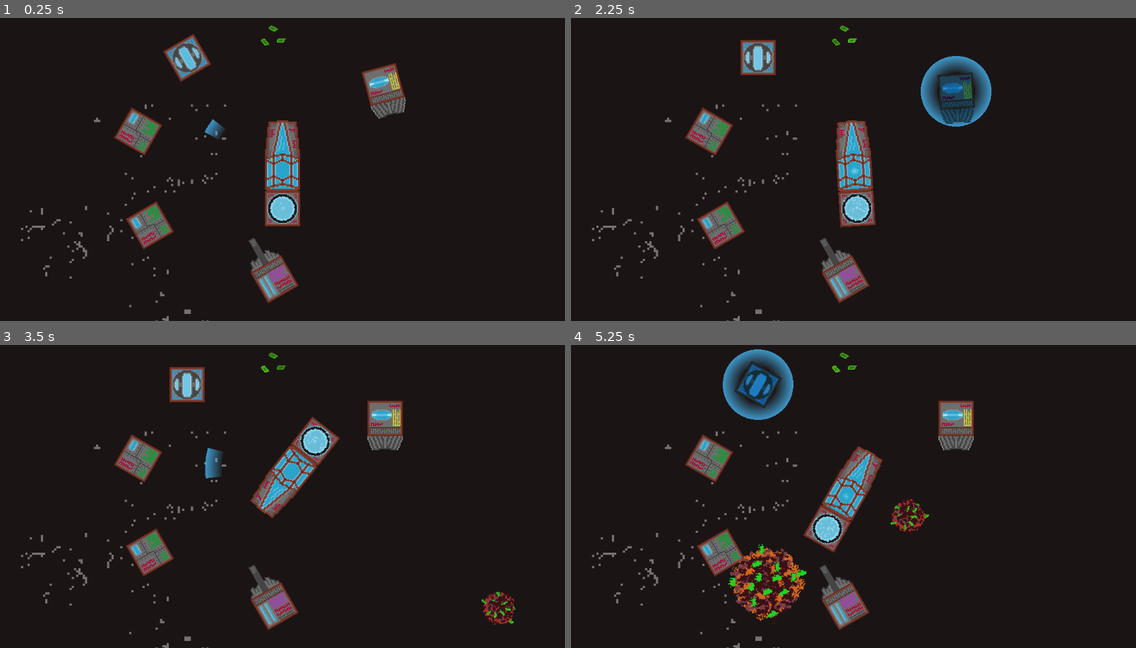
Above: before the commit, frames 1-4 (two rows, left to right).
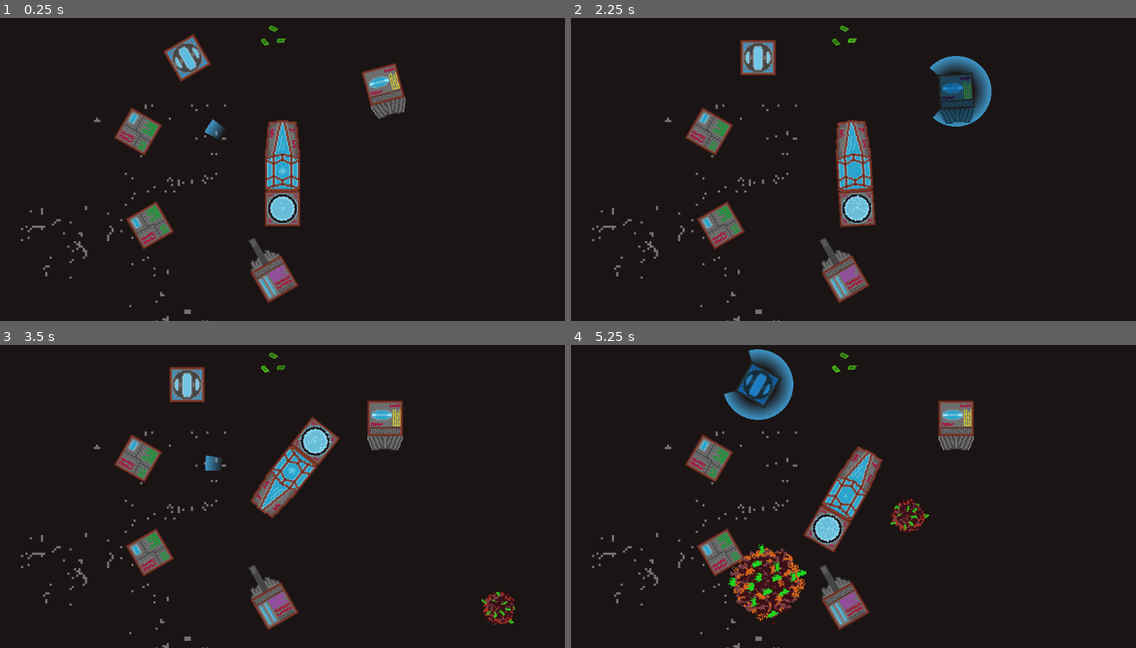
Above: after the commit, the same moments.

Repository: CiaranWoodward/LD45
Game: Godot game, scene res://Space.tscn
Same seed, same stepped clock (60 frames per second), same inputs: the game is played once before the commit and once after it.
Inputs (mouse positions are in pixels of both pictures, inside the frame that each line leads up to):
- Up to frame 1 (0.25 s): no input
- Up to frame 2 (2.25 s): hold W (thrust) 0.53-2.03 s; tap Tab (toggle_build) at 0.6, 1.55, 2.1 s; click (853, 154) at 0.67 s; tap Enter at 1.25 s; move the mouse to (757, 57) at 1.27 s; tap Space (shoot) at 1.35, 2 s; click (757, 57) at 1.42 s; move the mouse to (955, 90) at 2.02 s; hold A (rot_left) from 2.03 s (still down); click (955, 90) at 2.17 s
- Up to frame 3 (3.5 s): keep holding A (rot_left); move the mouse to (135, 457) at 2.77 s; tap Tab (toggle_build) at 2.85 s; click (135, 457) at 2.92 s
- Up to frame 4 (5.25 s): move the mouse to (723, 551) at 3.52 s; hold Space (shoot) 3.53-4.28 s; click (723, 551) at 3.67 s; tap Tab (toggle_build) at 3.8, 4.35, 5.1 s; move the mouse to (842, 605) at 4.27 s; release A (rot_left) at 4.28 s; hold D (rot_right) 4.28-5.03 s; click (842, 605) at 4.42 s; move the mouse to (757, 384) at 5.02 s; hold W (thrust) from 5.03 s (still down); click (757, 384) at 5.17 s

The runs differ from the first frame. In frame 1, less than 0.1% of the frame differs, in the area x 49-51%, y 49-52%; in frame 2, 0.4%, in the area x 49-66%, y 16-52%; in frame 3, 0.1%; in frame 4, 0.4%.

Commit message:
Fix shield not affected by reactor

Diff:
--- a/PlayerCore.gd
+++ b/PlayerCore.gd
@@ -16,7 +16,8 @@
 var thrust_power : float = 0.0
 var rotational_power : float = 500.0
 var storage_space : int = 50
-var loot_stored = 0;
+var loot_stored = 0
+var energy = 0
 
 onready var health : float = MAX_HEALTH
 var dead : bool
@@ -115,6 +116,8 @@
 		self.mass += part.mass
 	if "thrust" in part:
 		self.thrust_power += part.thrust
+	if "energy" in part:
+		self.energy += part.energy
 	if "rotational_power" in part:
 		self.rotational_power += part.rotational_power
 	if "storage_space" in part:
@@ -145,6 +148,8 @@
 		self.mass -= part.mass
 	if "thrust" in part:
 		self.thrust_power -= part.thrust
+	if "energy" in part:
+		self.energy -= part.energy
 	if "rotational_power" in part:
 		self.rotational_power -= part.rotational_power
 	if "storage_space" in part:
@@ -185,7 +190,7 @@
 
 func update_shield():
 	var shield_radius = get_furthest_part()
-	mShield.set_shield_params(shield_radius, 100)
+	mShield.set_shield_params(shield_radius, energy)
 
 func drop_unconnected_nodes():
 	#First set all of the is_connected_check values to false
--- a/Shield.gd
+++ b/Shield.gd
@@ -11,7 +11,7 @@
 onready var player_core = get_node("../../../PlayerCore")
 onready var cooldown = get_node("Cooldown")
 
-var power_in : float = 100.0
+var power_in : float = 0.0
 var current_power : float = 0
 var radius : float = 45.0
 var seg_count : int = 0
--- a/Space.gd
+++ b/Space.gd
@@ -4,10 +4,12 @@
 # var a = 2
 # var b = "text"
 
+var difficulty : float = 0
+
 # Called when the node enters the scene tree for the first time.
 func _ready():
 	randomize()
 
 # Called every frame. 'delta' is the elapsed time since the previous frame.
-#func _process(delta):
-#	pass
+func _process(delta):
+	pass
--- a/Space.tscn
+++ b/Space.tscn
@@ -66,6 +66,7 @@
 scale = Vector2( 2, 2 )
 frames = SubResource( 2 )
 animation = "Breathing"
+frame = 4
 playing = true
 
 [node name="CollisionShape2D" type="CollisionShape2D" parent="PlayerCore"]
@@ -80,7 +81,6 @@
 position = Vector2( 0, 32 )
 
 [node name="Shield" type="StaticBody2D" parent="PlayerCore/RootNode"]
-editor/display_folded = true
 modulate = Color( 0.27451, 0.694118, 0.92549, 0.839216 )
 z_index = 1
 collision_layer = 2
